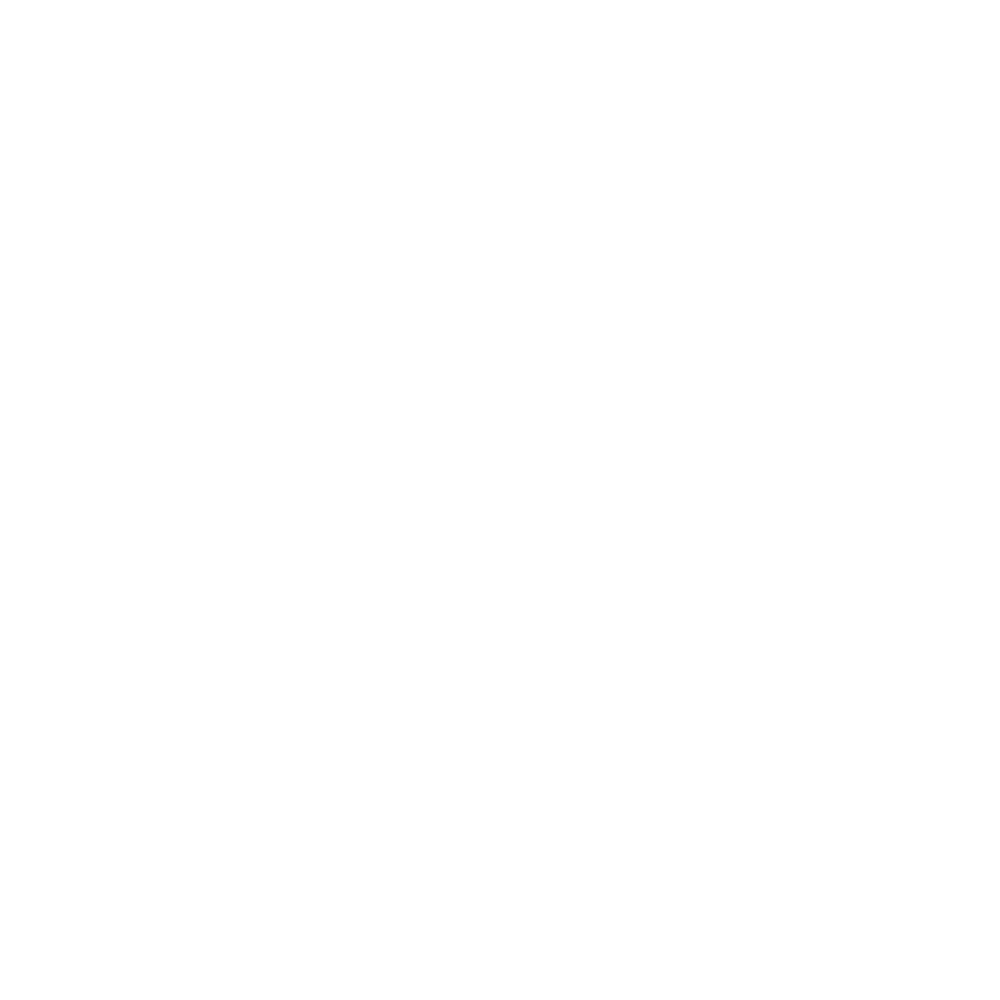
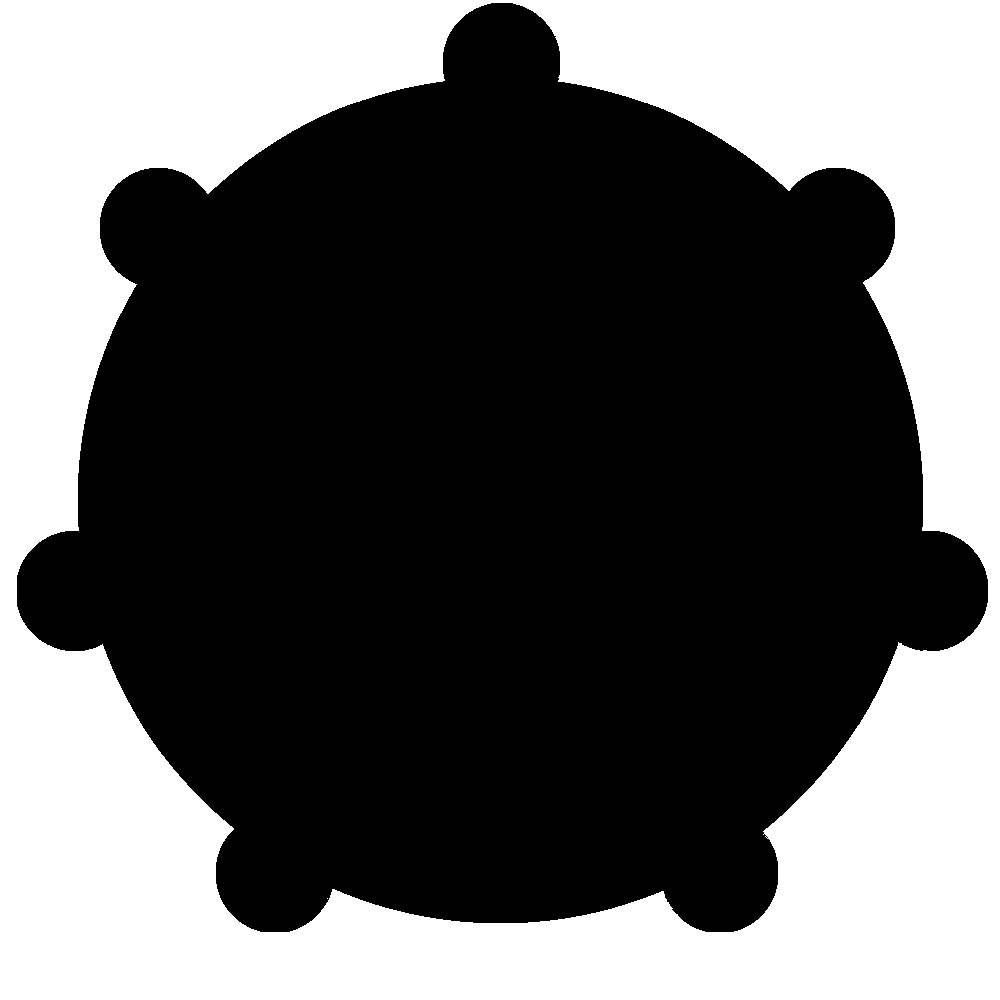
The second 1000×1000 image is a revision of the first. Changes to its layers:
hid "lb" over [left=47, top=39, right=969, bottom=895]
added layer "图层 6" above "图层 5" over [left=17, top=3, right=988, bottom=932]
